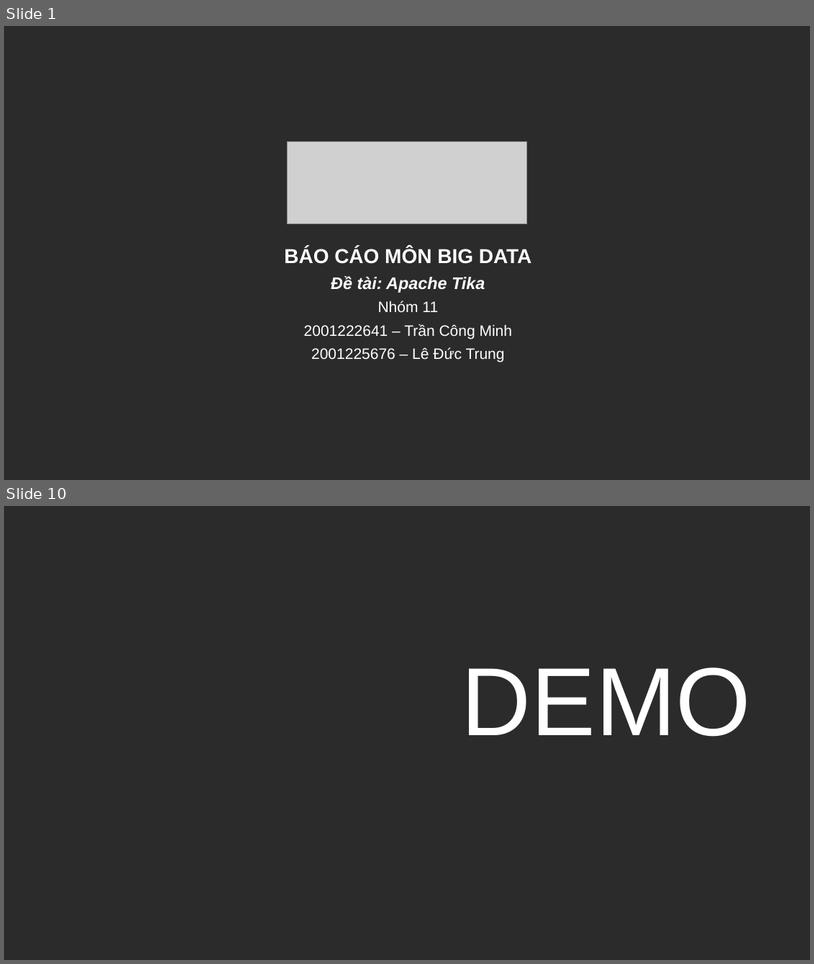
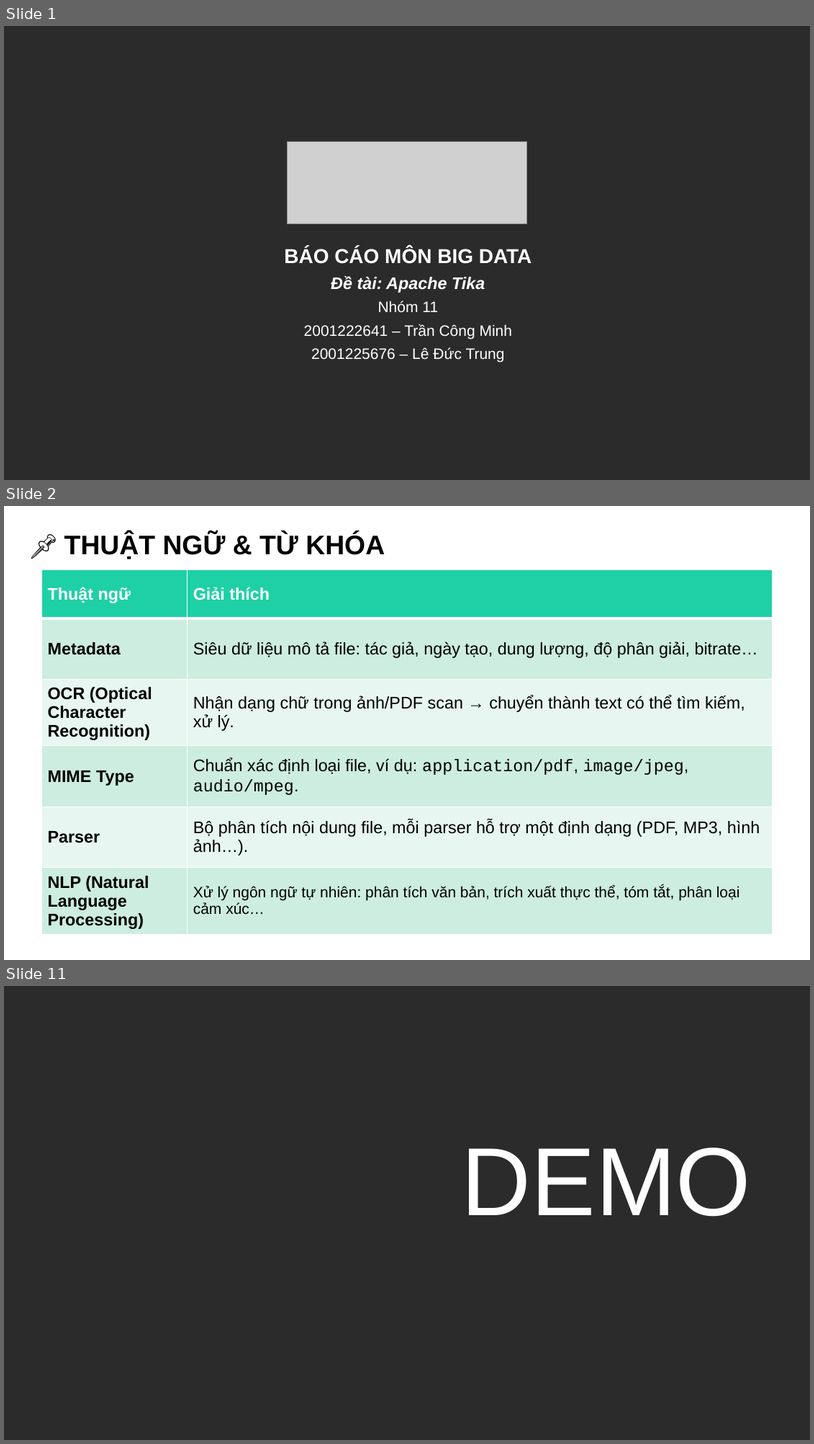
Before and after one commit to dexter826/tika_demo, a slide deck: Report_ApacheTika.pptx. Shown one above the other, each under a label of ours: slides 1 and 10 before the commit, slides 1, 2 and 11 after it; the slides between them are not shown. The pictures are 814x964 and 814x1444 pixels, drawn with LibreOffice and Linux fonts; fonts in the diff are those of the drawing; grey boxes stand for pictures; background and template pictures are left out; a plain dark background stands for a picture behind light text. Boxes give left, top, right and bottom in pixels: in the first picture for what was removed or moved away, otherwise in the second. Text is boxed around its words. In the diff, an @@ line names an element or a change of style, - is before the commit and + after.

```diff
--- a/Report_ApacheTika.pptx
+++ b/Report_ApacheTika.pptx
@@ slide 2 added at [4, 506, 810, 960], background #FFFFFF @@
@@ text added at [64, 533, 385, 559], 32 pt, text #000000, bold @@
+📌 THUẬT NGỮ & TỪ KHÓA
@@ table added at [41, 569, 773, 934], 6 rows, 2 columns @@
+Thuật ngữ | Giải thích
+Metadata | Siêu dữ liệu mô tả file: tác giả, ngày tạo, dung lượng, độ phân giải, bitrate…
+OCR (Optical Character Recognition) | Nhận dạng chữ trong ảnh/PDF scan → chuyển thành text có thể tìm kiếm, xử lý.
+MIME Type | Chuẩn xác định loại file, ví dụ: application/pdf, image/jpeg, audio/mpeg.
+Parser | Bộ phân tích nội dung file, mỗi parser hỗ trợ một định dạng (PDF, MP3, hình ảnh…).
+NLP (Natural Language Processing) | Xử lý ngôn ngữ tự nhiên: phân tích văn bản, trích xuất thực thể, tóm tắt, phân loại cảm xúc…
@@ what was slide 10 is now slide 11 @@
```
Also in this commit, not shown: 7 slides changed, 1 other slide added, 1 slide removed, 2 other files.
